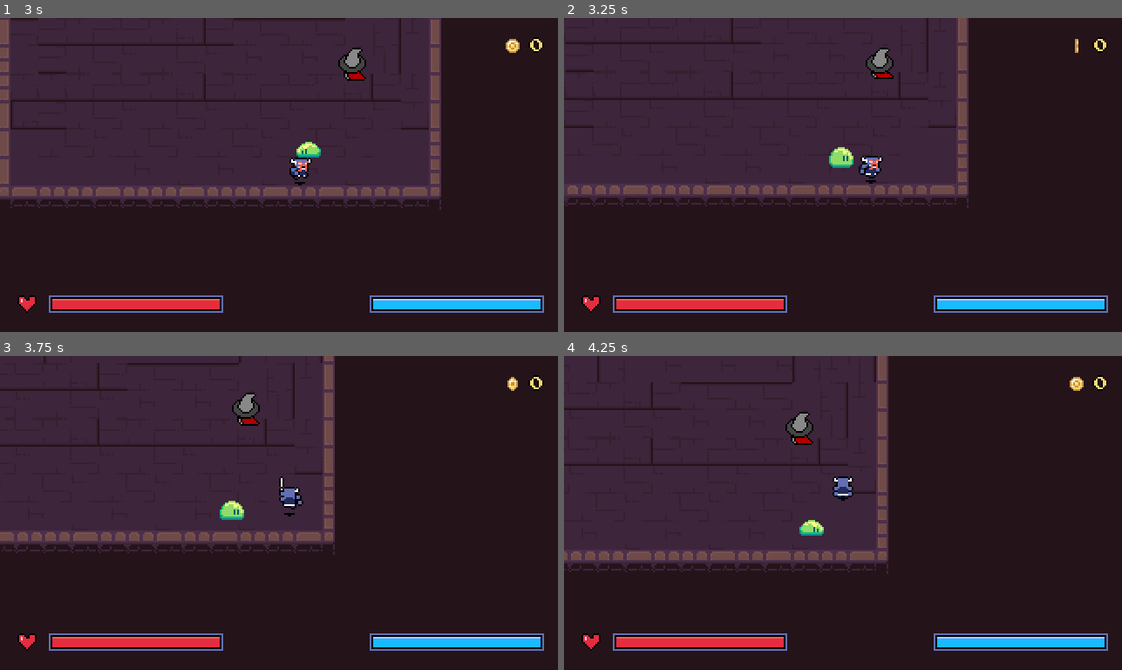
Above: before the commit, frames 1-4 (two rows, left to right).
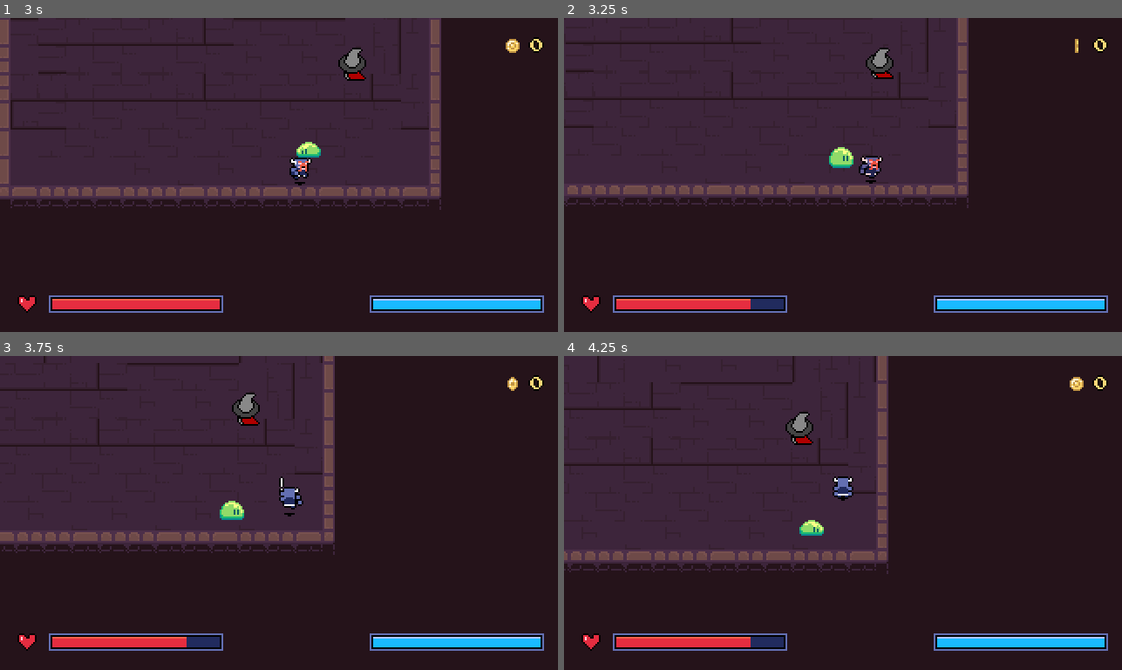
Above: after the commit, the same moments.

Repository: DaEpickid540/haven-2026
Game: Godot game, scene res://Scenes/main.tscn
The game is run twice, just before and just after one commit, with the same random seed, the same clock (stepped at 60 frames per second) and the same inputs.
Inputs (mouse positions are in pixels of both pictures, inside the frame that each line leads up to):
- Up to frame 1 (3 s): click "Start Game" at 0.5 s; move the mouse to (401, 159) at 1.27 s; hold Right (right) 1.28-2.03 s; tap J (attack) at 1.35 s; click (401, 159) at 1.42 s; move the mouse to (167, 190) at 2.02 s; hold Down (down) 2.03-2.78 s; tap X (dash) at 2.1 s; move the mouse to (334, 105) at 2.77 s; hold Right (right) from 2.78 s (still down); hold E (interact) from 2.78 s (still down)
- Up to frame 2 (3.25 s): keep holding Right (right); keep holding E (interact)
- Up to frame 3 (3.75 s): move the mouse to (251, 575) at 3.52 s; release Right (right) at 3.53 s; release E (interact) at 3.53 s; hold Up (up) from 3.53 s (still down); tap J (attack) at 3.6 s; click (251, 575) at 3.67 s
- Up to frame 4 (4.25 s): keep holding Up (up)

Frame 1 is identical in both runs. In frame 2, 0.3% of the frame differs, in the area x 33-57%, y 44-93%; in frame 3, 0.2%; in frame 4, 0.2%.

Commit message:
trial fix?

Diff:
--- a/Scripts/enemy.gd
+++ b/Scripts/enemy.gd
@@ -3,7 +3,7 @@
 const SPEED = 30.0
 
 @export var detected_range = 64
-@export var stop_distance := 16.0
+@export var stop_distance := 10.0
 @export var max_health := 3
 @export var contact_damage := 1
 
@@ -20,7 +20,6 @@
 func _ready() -> void:
 	dying=false
 	health = max_health
-	damage_area.area_entered.connect(_on_damage_area_entered)
 
 func _physics_process(delta: float) -> void:
 	if dying:
@@ -41,6 +40,18 @@
 	else:
 		velocity = Vector2.ZERO
 	move_and_slide()
+	damage_overlapping_player()
+
+# Deal contact damage every frame the player's Hurtbox overlaps, not only on
+# entry, so the slime keeps hurting the player while chasing/touching them.
+# The player's own HURT_COOLDOWN limits how often this lands.
+func damage_overlapping_player() -> void:
+	for other_area in damage_area.get_overlapping_areas():
+		var player := other_area.get_parent() as Player
+		if player != null and other_area.name == "Hurtbox":
+			player.take_damage(contact_damage)
+			return
+
 func get_player() -> Player:
 	return get_tree().get_first_node_in_group("player")
 
@@ -81,10 +92,3 @@
 	var flash := create_tween()
 	flash.tween_property(sprite_2d, "modulate", Color(1, 0.35, 0.35), 0.08)
 	flash.tween_property(sprite_2d, "modulate", Color.WHITE, 0.12)
-
-
-func _on_damage_area_entered(other_area: Area2D) -> void:
-	velocity = Vector2.ZERO
-	var player := other_area.get_parent() as Player
-	if player != null and other_area.name == "Hurtbox":
-		player.take_damage(contact_damage)
--- a/enemy.tscn
+++ b/enemy.tscn
@@ -102,7 +102,7 @@
 node_connections = [&"output", 0, &"StateMachine"]
 
 [sub_resource type="CircleShape2D" id="CircleShape2D_a5u4x"]
-radius = 4.0
+radius = 10.0
 
 [node name="Enemy" type="CharacterBody2D" unique_id=1620705969]
 collision_layer = 4
